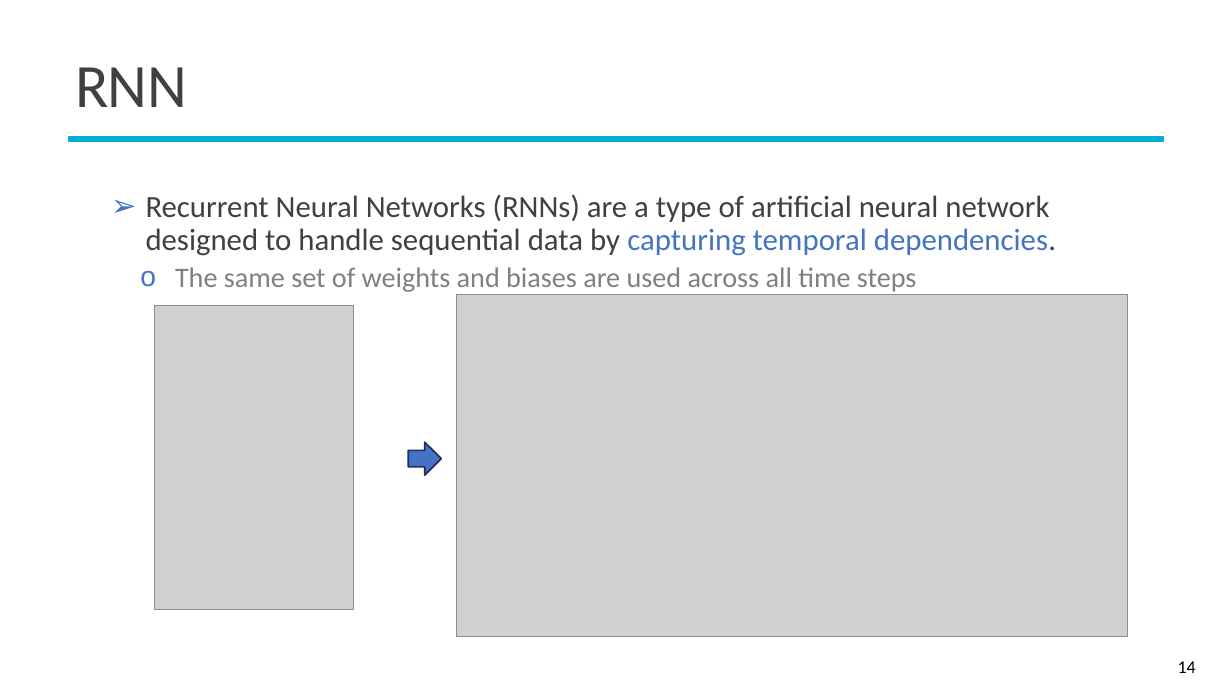
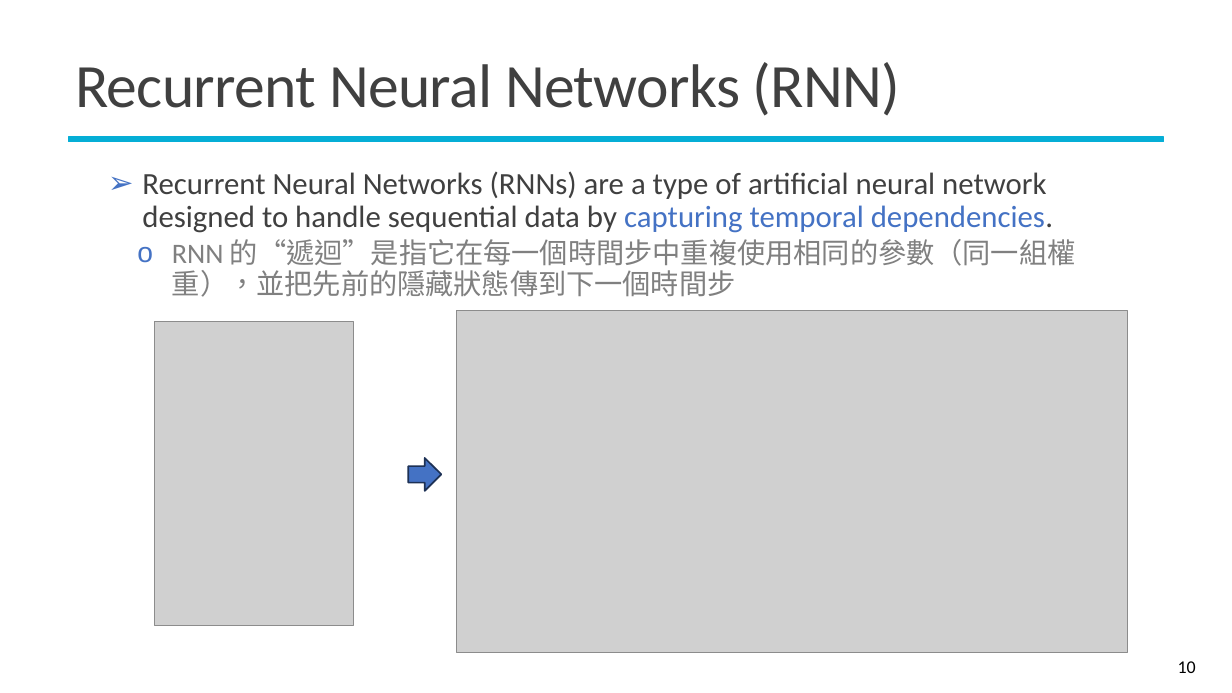
Before and after one commit to mcps5601/CGUDL_2025_Spring, a slide deck: slide 10 of slides/RNN_0331.pptx (slide 14 before the commit). Drawn at 1232x693 pixels with LibreOffice and Linux fonts; fonts in the diff are those of the drawing; grey boxes stand for pictures; background and template pictures are left out. Boxes give left, top, right and bottom in pixels: in the first picture for what was removed or moved away, otherwise in the second. Text is boxed around its words. In the diff, an @@ line names an element or a change of style, - is before the commit and + after.

```diff
--- a/slides/RNN_0331.pptx
+++ b/slides/RNN_0331.pptx
@@ title at (x1=75, y1=62, x2=901, y2=116): text changed @@
-RNN
+Recurrent Neural Networks (RNN)
@@ text "Recurrent Neural Networks (RNNs) are ..." moved from (x1=146, y1=194, x2=1056, y2=292) to (x1=142, y1=171, x2=1076, y2=297) @@
@@ text at (x1=172, y1=239, x2=1076, y2=297): text changed @@
-  o The same set of weights and biases are used across all time steps
+  o RNN 的“遞迴”是指它在每一個時間步中重複使用相同的參數（同一組權重），並把先前的隱藏狀態傳到下一個時間步
@@ 2 pictures, 1 right arrow moved together from (x1=154, y1=295, x2=1128, y2=637) to (x1=154, y1=311, x2=1128, y2=653) @@
@@ page number at (x1=1178, y1=661, x2=1196, y2=673): text changed @@
-14
+10
```
Also in this commit, not shown: 6 other slides changed, 1 slide added, 6 slides removed.
